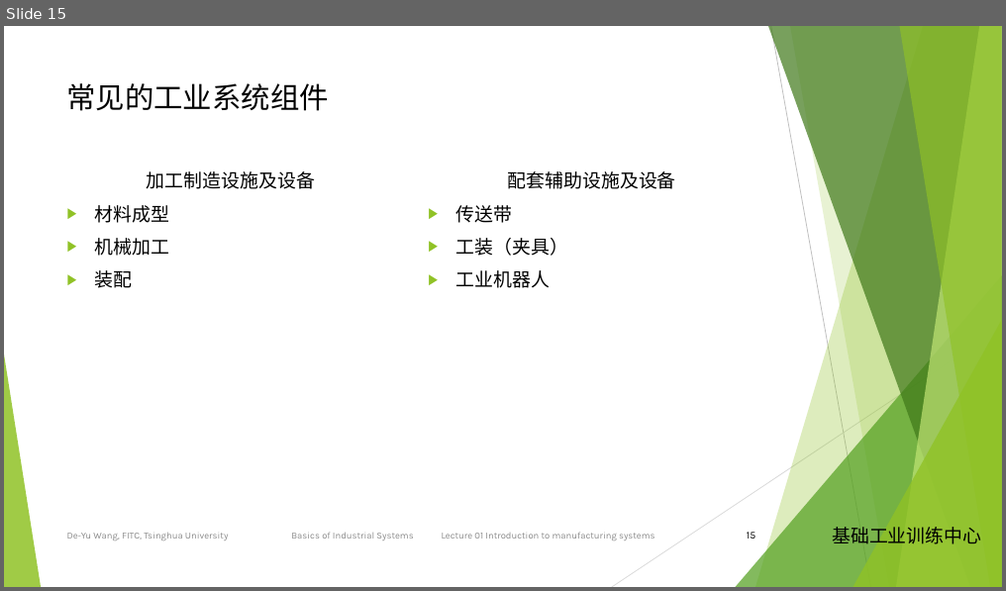
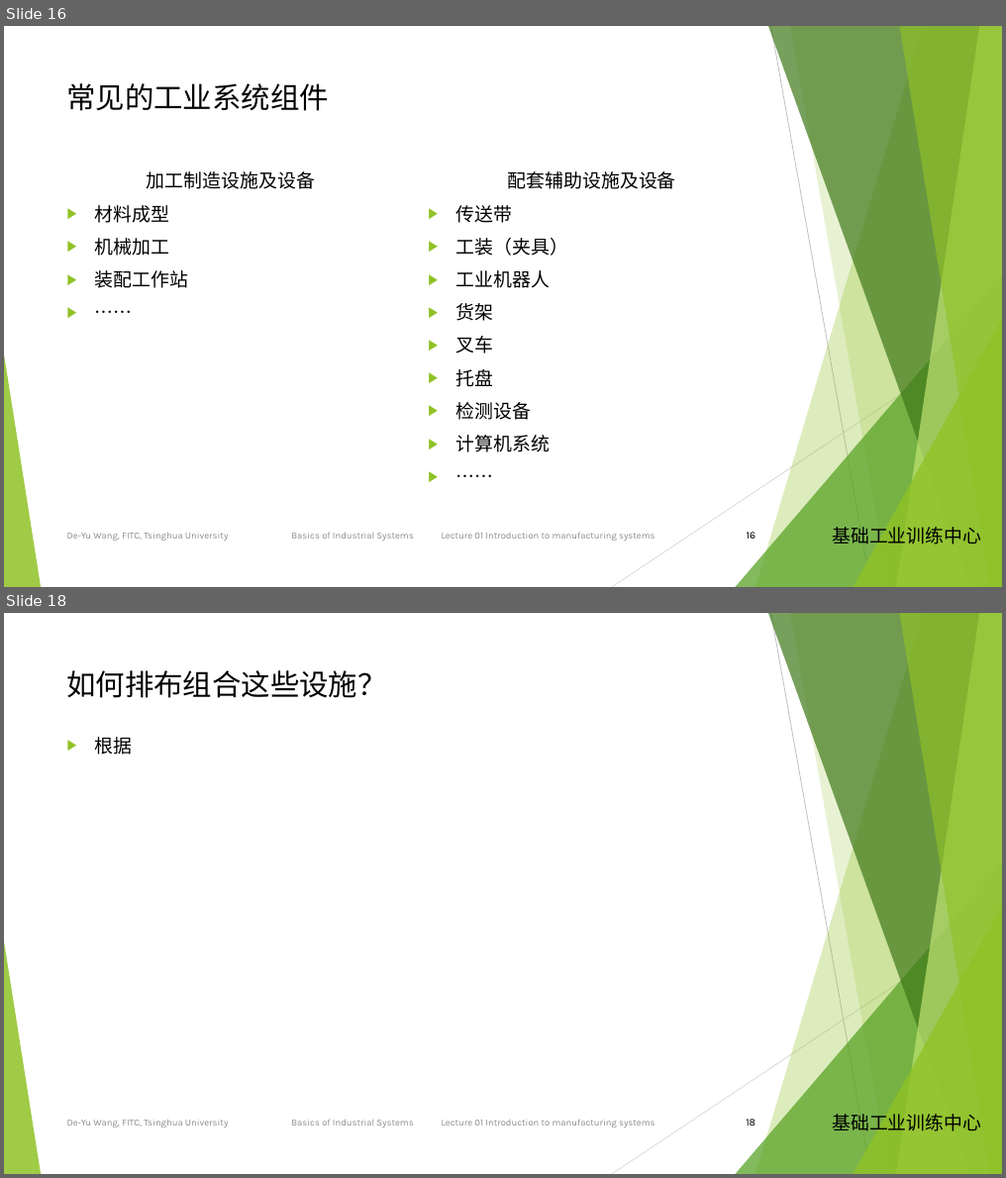
Before and after one commit to woodyme/i.center_my_workzone, a slide deck: 工业系统概论/课程方案/工业系统沙盘01-制造系统导言.pptx. Shown one above the other, each under a label of ours: slide 15 before the commit, slides 16 and 18 after it; the slides between them are not shown. The pictures are 1006x591 and 1006x1178 pixels, drawn with LibreOffice and Linux fonts; fonts in the diff are those of the drawing; background and template pictures are left out. Boxes give left, top, right and bottom in pixels: in the first picture for what was removed or moved away, otherwise in the second. Text is boxed around its words. In the diff, an @@ line names an element or a change of style, - is before the commit and + after.

Commit message:
update 工业系统沙盘01-制造系统导言

```diff
--- a/工业系统概论/课程方案/工业系统沙盘01-制造系统导言.pptx
+++ b/工业系统概论/课程方案/工业系统沙盘01-制造系统导言.pptx
@@ slide 18 added at [4,613,1002,1174], background #FFFFFF; not listed: 12 template elements that a slide beside it also shows @@
@@ title added at [67,670,387,698], 28 pt, text #000000 @@
+如何排布组合这些设施？
@@ text added at [95,737,133,755], 18 pt, text #000000 @@
+▶ 根据
@@ page number added at [746,1119,755,1126], 10 pt, text #000000 @@
+18
@@ what was slide 15 is now slide 16 @@
@@ slide 16 changed as well @@
@@ background #F0FFC8 to #FFFFFF @@
@@ text at [95,271,188,288]: text changed @@
-▶ 装配
+▶ 装配工作站
+▶ ……
@@ text at [456,303,549,453]: paragraphs added @@
+▶ 货架
+▶ 叉车
+▶ 托盘
+▶ 检测设备
+▶ 计算机系统
+▶ ……
@@ line (1002, 328) - (612, 587): stroke #DDFF84 0.75 pt to #D9D9D9 0.75 pt @@
@@ page number at [746,532,755,539]: text changed @@
-15
+16
```
Also in this commit, not shown: 15 other slides changed, 3 other slides added, 1 other file.
